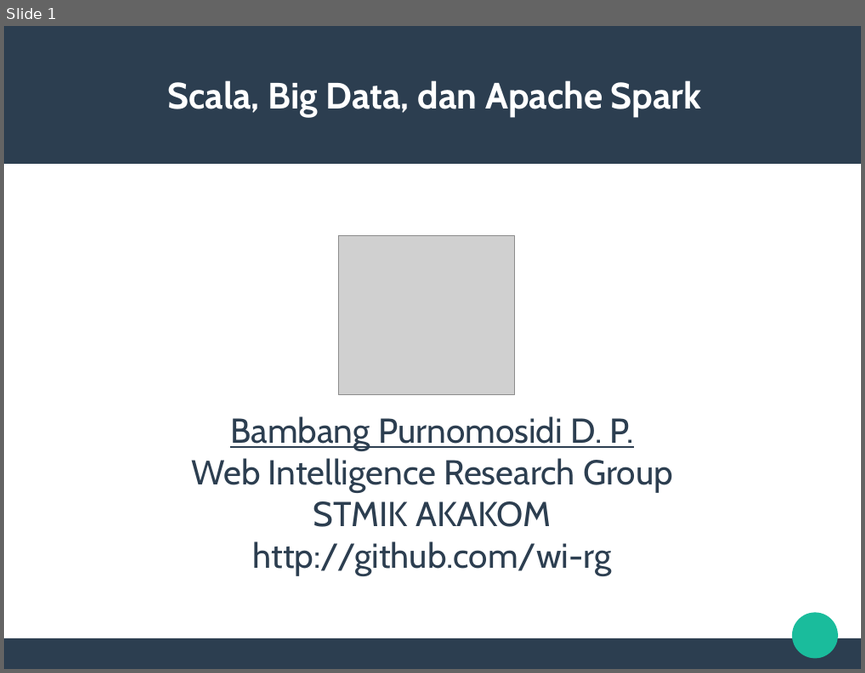
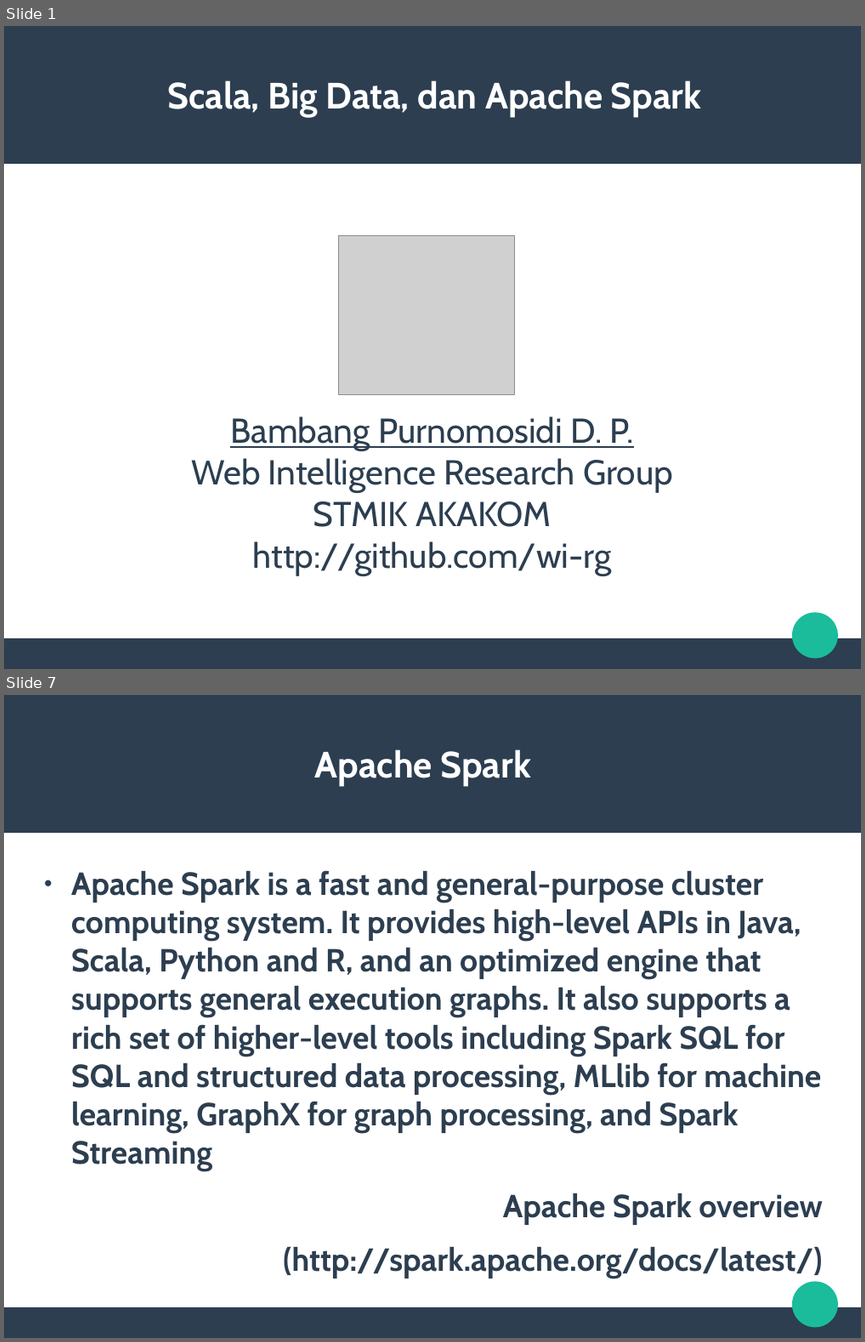
Before and after one commit to wi-rg/presentation, a slide deck: scala-bigdata-spark/scala-bigdata-spark.odp. Shown one above the other, each under a label of ours: slide 1 before the commit, slides 1 and 7 after it; the slides between them are not shown. The pictures are 865x673 and 865x1342 pixels, drawn with LibreOffice and Linux fonts; fonts in the diff are those of the drawing; grey boxes stand for pictures. Boxes give left, top, right and bottom in pixels: in the first picture for what was removed or moved away, otherwise in the second. Text is boxed around its words. In the diff, an @@ line names an element or a change of style, - is before the commit and + after.

Commit message:
Finish Scala-BigData-Spark presentation

```diff
--- a/scala-bigdata-spark/scala-bigdata-spark.odp
+++ b/scala-bigdata-spark/scala-bigdata-spark.odp
@@ slide 7 added at [4, 695, 861, 1338], background #FFFFFF; not listed: 3 template elements that a slide beside it also shows @@
@@ title added at [315, 749, 531, 786], 33.9 pt, text #FFFFFF, bold @@
+Apache Spark
@@ text added at [71, 871, 823, 1278], 29.6 pt, text #2C3E50, bold @@
+● Apache Spark is a fast and general-purpose cluster computing system. It provides high-level APIs in Java, Scala, Python and R, and an optimized engine that supports general execution graphs. It also supports a rich set of higher-level tools including Spark SQL for SQL and structured data processing, MLlib for machine learning, GraphX for graph processing, and Spark Streaming
+Apache Spark overview
+(http://spark.apache.org/docs/latest/)
```
Also in this commit, not shown: 6 other slides added, 1 other file.
